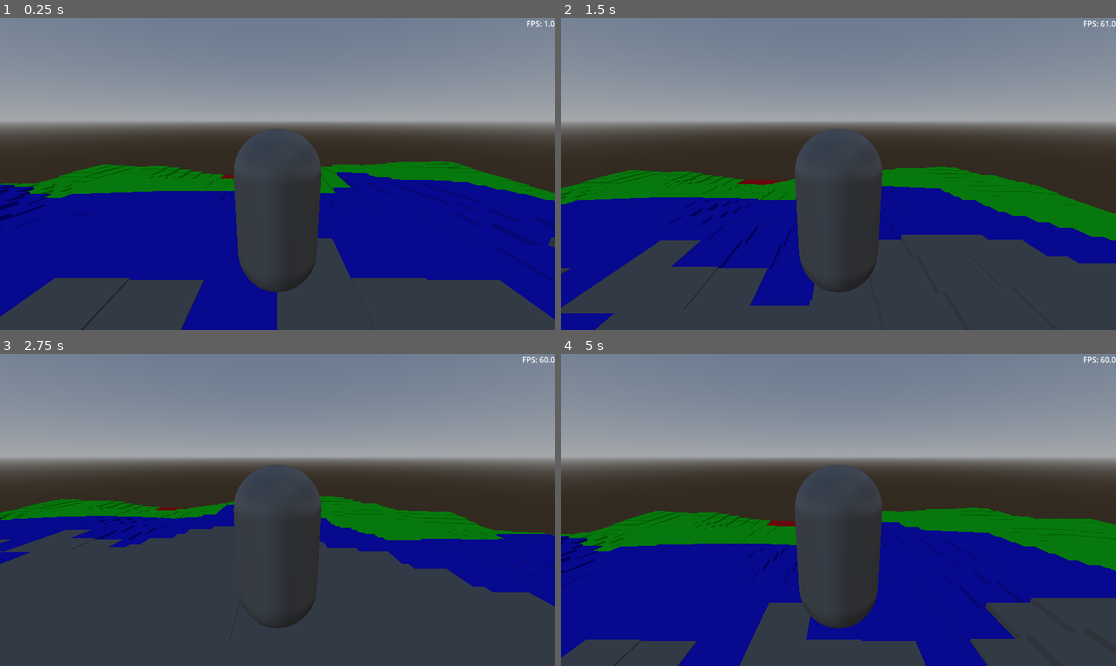
Above: before the commit, frames 1-4 (two rows, left to right).
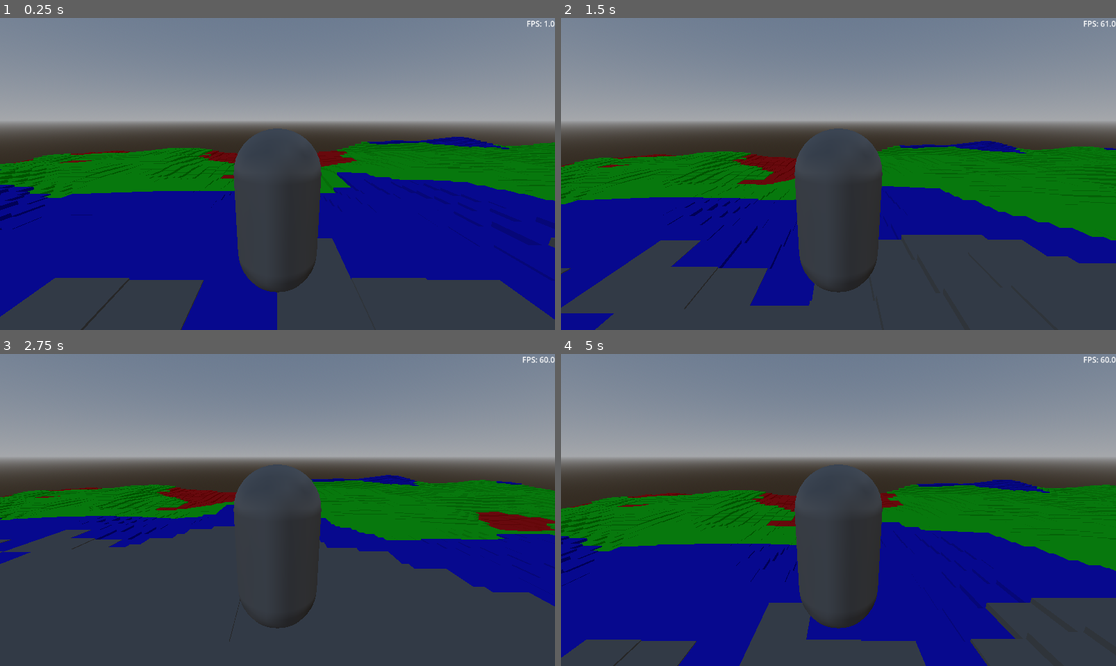
Above: after the commit, the same moments.

Repository: Javijarp/Godot-World-Generation-Tutorial
Game: Godot game, scene res://main.tscn
Same seed, same stepped clock (60 frames per second), same inputs: the game is played once before the commit and once after it.
Inputs:
- Up to frame 1 (0.25 s): no input
- Up to frame 2 (1.5 s): tap Enter (ui_accept) at 0.5, 0.77 s; hold D (Right) 0.53-1.28 s; tap Y (Fly) at 0.6 s; hold S (Down) from 1.28 s (still down); tap Space at 1.35 s
- Up to frame 3 (2.75 s): tap Enter (ui_accept) at 1.52 s; release S (Down) at 2.03 s; hold D (Right) from 2.03 s (still down); tap Shift at 2.1 s
- Up to frame 4 (5 s): release D (Right) at 2.78 s; hold W (Up) 2.78-3.53 s; tap Y (Fly) at 2.85 s; tap Enter (ui_accept) at 3.02, 3.77, 4.52 s; hold A (Left) from 3.53 s (still down); tap Space at 3.6 s; tap Shift at 4.35 s

The runs differ from the first frame. In frame 1, 6.3% of the frame differs, in the area x 0-100%, y 38-57%; in frame 2, 7.7%, in the area x 0-100%, y 39-63%; in frame 3, 6.8%; in frame 4, 7.2%.

Commit message:
Added chunking and blocks dissapearing when the player is too far away

Diff:
--- a/grid_map_world_generator.gd
+++ b/grid_map_world_generator.gd
@@ -1,17 +1,24 @@
 extends GridMap
 class_name GridMapWorldGenerator
 
-@export var GENERATION_BOUND_DISTANCE = 16
-@export var VERTICAL_AMPLITUDE = 7.0
+@export_category("Chunk Settings")
+@export var CHUNK_SIZE: int = 16
+# How many chunks in every direction to load around the player. 2 means a 5x5 chunk grid.
+@export var CHUNK_RENDER_DISTANCE: int = 2
+@export var ENABLE_CHUNK_DESPAWNING: bool = true
 
-# NEW: Defines how "smooth" the floats look.
-# 100.0 means the Y-axis moves in increments of 0.01 units.
+@export_category("Terrain Settings")
+@export var VERTICAL_AMPLITUDE: float = 7.0
 @export var VERTICAL_SMOOTHNESS: float = 100.0
 
-var noise
-var player
+var noise: FastNoiseLite
+var player: Node3D
 
-var last_player_grid_pos = Vector2i.ZERO
+# We now track the player's position in CHUNKS, not individual blocks
+var last_player_chunk = Vector2i(1000000, 1000000) # Set to arbitrary high number to force initial generation
+
+# A dictionary to track which chunks are currently spawned
+var active_chunks: Dictionary = {}
 
 const BLOCK_RED = 0
 const BLOCK_GREEN = 1
@@ -26,44 +33,79 @@
     if not mesh_library:
         push_error("please assign your MeshLibrary (.tres) to this GridMap node in the inspector.")
 
-    # THE TRICK: Shrink the vertical grid step size.
-    # This turns the integer Y grid into a high-resolution "float" grid.
-    # The actual voxel meshes will NOT shrink, they just get placed with float precision.
     cell_size.y = 1.0 / VERTICAL_SMOOTHNESS
 
-    generate_new_cubes_from_position(last_player_grid_pos.x, last_player_grid_pos.y)
+func _process(delta: float) -> void:
+    # 1. Convert player world coordinates to Chunk Coordinates
+    # We use floor() and float division to handle negative world coordinates correctly
+    var current_chunk_x = floor(player.position.x / float(CHUNK_SIZE))
+    var current_chunk_z = floor(player.position.z / float(CHUNK_SIZE))
+    var current_chunk = Vector2i(current_chunk_x, current_chunk_z)
 
-func _process(delta: float) -> void:
-    var current_grid_x = round(player.position.x)
-    var current_grid_z = round(player.position.z)
-    var current_grid_pos = Vector2i(current_grid_x, current_grid_z)
+    # 2. Only update the world if the player crosses a chunk boundary
+    if current_chunk != last_player_chunk:
+        last_player_chunk = current_chunk
+        update_chunks(current_chunk)
 
-    if current_grid_pos != last_player_grid_pos:
-        last_player_grid_pos = current_grid_pos
-        generate_new_cubes_from_position(current_grid_x, current_grid_z)
+func update_chunks(player_chunk: Vector2i):
+    var chunks_in_range = []
 
-func generate_new_cubes_from_position(player_x: int, player_z: int):
-    var start_x = player_x - GENERATION_BOUND_DISTANCE
-    var end_x = player_x + GENERATION_BOUND_DISTANCE
-    var start_z = player_z - GENERATION_BOUND_DISTANCE
-    var end_z = player_z + GENERATION_BOUND_DISTANCE
+    # --- GENERATION PHASE ---
+    # Loop through a grid of chunks centered on the player
+    for cx in range(-CHUNK_RENDER_DISTANCE, CHUNK_RENDER_DISTANCE + 1):
+        for cz in range(-CHUNK_RENDER_DISTANCE, CHUNK_RENDER_DISTANCE + 1):
+            var target_chunk = player_chunk + Vector2i(cx, cz)
+            chunks_in_range.append(target_chunk)
 
-    for x in range(start_x, end_x):
-        for z in range(start_z, end_z):
-            generate_cube_if_new(x, z)
+            # If the chunk isn't loaded yet, generate it
+            if not active_chunks.has(target_chunk):
+                generate_chunk(target_chunk)
 
-func generate_cube_if_new(x: int, z: int):
-    var generated_noise = noise.get_noise_2d(x, z)
+    # --- DESPAWN PHASE ---
+    if ENABLE_CHUNK_DESPAWNING:
+        var chunks_to_remove = []
 
-    # Calculate the true float Y position
-    var float_y = generated_noise * VERTICAL_AMPLITUDE
+        # Check all currently loaded chunks
+        for chunk in active_chunks:
+            # If a loaded chunk is no longer in our local range, queue it for deletion
+            if not chunk in chunks_in_range:
+                despawn_chunk(chunk)
+                chunks_to_remove.append(chunk)
 
-    # Map the float Y to our new high-resolution vertical integer grid
-    var grid_y = round(float_y * VERTICAL_SMOOTHNESS)
+        # Remove them from our tracking dictionary safely
+        for chunk in chunks_to_remove:
+            active_chunks.erase(chunk)
 
-    if get_cell_item(Vector3i(x, grid_y, z)) == INVALID_CELL_ITEM:
-        var block_id = get_block_id_from_noise(generated_noise)
-        set_cell_item(Vector3i(x, grid_y, z), block_id)
+func generate_chunk(chunk_pos: Vector2i):
+    # Convert chunk coordinates back to world coordinates for the start of the loop
+    var start_x = chunk_pos.x * CHUNK_SIZE
+    var start_z = chunk_pos.y * CHUNK_SIZE
+
+    for x in range(start_x, start_x + CHUNK_SIZE):
+        for z in range(start_z, start_z + CHUNK_SIZE):
+            var generated_noise = noise.get_noise_2d(x, z)
+            var float_y = generated_noise * VERTICAL_AMPLITUDE
+            var grid_y = round(float_y * VERTICAL_SMOOTHNESS)
+
+            if get_cell_item(Vector3i(x, grid_y, z)) == INVALID_CELL_ITEM:
+                var block_id = get_block_id_from_noise(generated_noise)
+                set_cell_item(Vector3i(x, grid_y, z), block_id)
+
+    # Mark this chunk as active so we don't generate it again
+    active_chunks[chunk_pos] = true
+
+func despawn_chunk(chunk_pos: Vector2i):
+    var start_x = chunk_pos.x * CHUNK_SIZE
+    var start_z = chunk_pos.y * CHUNK_SIZE
+
+    for x in range(start_x, start_x + CHUNK_SIZE):
+        for z in range(start_z, start_z + CHUNK_SIZE):
+            # Recalculate the Y position to find exactly where the block is to delete it
+            var generated_noise = noise.get_noise_2d(x, z)
+            var float_y = generated_noise * VERTICAL_AMPLITUDE
+            var grid_y = round(float_y * VERTICAL_SMOOTHNESS)
+
+            set_cell_item(Vector3i(x, grid_y, z), INVALID_CELL_ITEM)
 
 func get_block_id_from_noise(noise_value: float) -> int:
     if noise_value <= -0.4: return BLOCK_RED
--- a/main.tscn
+++ b/main.tscn
@@ -24,6 +24,7 @@
 mesh_library = ExtResource("3_1bvp3")
 cell_size = Vector3(1, 1, 1)
 script = ExtResource("2_1bvp3")
+ENABLE_CHUNK_DESPAWNING = false
 
 [node name="World Generator" type="Node" parent="." unique_id=937196888]
 
--- a/player.gd
+++ b/player.gd
@@ -1,7 +1,7 @@
 extends CharacterBody3D
 
-const SPEED = 5.0
-const FLY_SPEED = 6.0  # Separate speed for flying if you want it faster/slower
+@export var SPEED = 5.0
+@export var FLY_SPEED = 6.0  # Separate speed for flying if you want it faster/slower
 const JUMP_VELOCITY = 4.5
 
 var fly: bool = false
